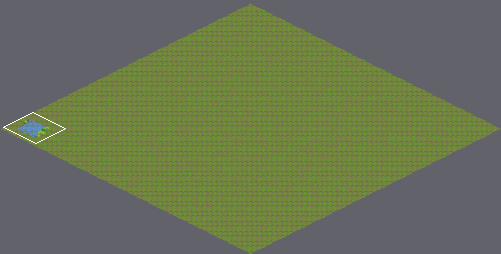
Tiled map -- core/assets/Maps/map.tmx. Above: a wide view before the commit, with the close-up outlined.
Close-up. The starting point:
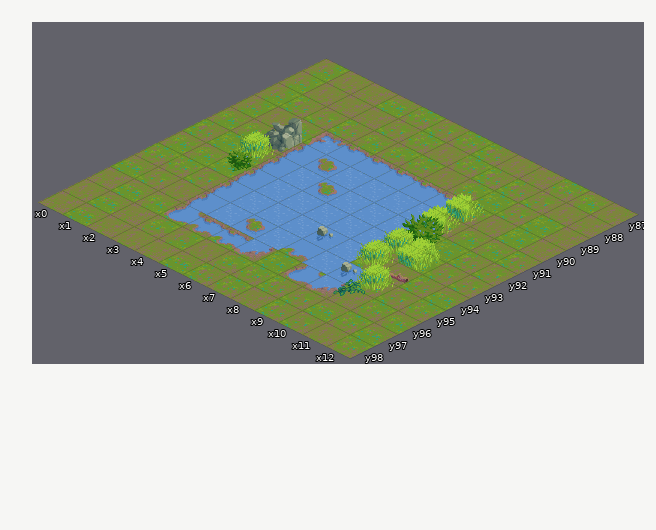
Cells are 64x32 px. Isometric: x runs down to the right, y down to the left. Shown: x 0..12, y 87..98.
The same view after the edit:
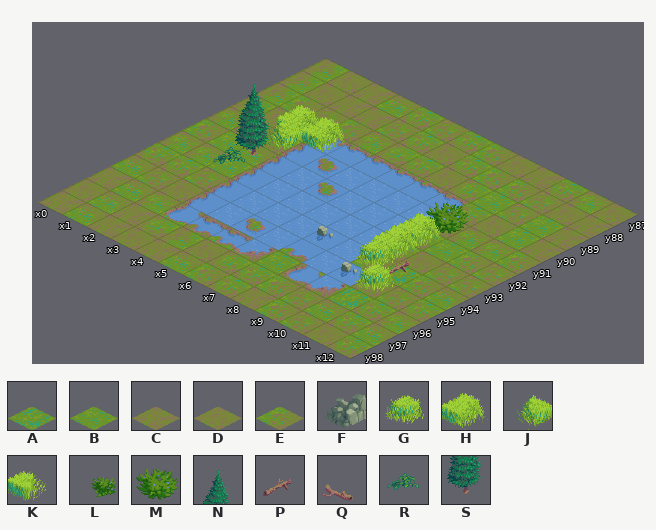
Key: from "iso-64x64-outside": A 0, B 1, C 2, D 3, E 23, F 53, G 110, H 112, J 113, K 115, L 120, M 121, N 122, P 124, Q 125, R 126, S 132.
_ is an empty cell, . an unchanged one.
Tiles of an added or newly shown layer are drawn over the layers below it.
The edit:
--- layer "ground"
@@ x 10..10 @@
-93 B
-94 D
-95 E
-96 C
+93 D
+94 A
+95 D
+96 A
--- layer "scenery"
@@ x 2..10 @@
-90 .......K.
-91 F......K.
-92 G......M.
-93 L......GH
-94 ........Q
-95 ........G
-96 ........R
+90 ......._.
+91 _......_.
+92 _......_.
+93 _......__
+94 ........P
+95 ........_
+96 ........_
--- layer "foreground" (added)
@@ x 0..9 @@
-90 _.__......
-91 .._......_
-92 .._......_
-93 .._......_
+90 N.HH......
+91 ..J......M
+92 ..S......H
+93 ..R......H
@@ x 10..10 @@
-95 _
+95 G
